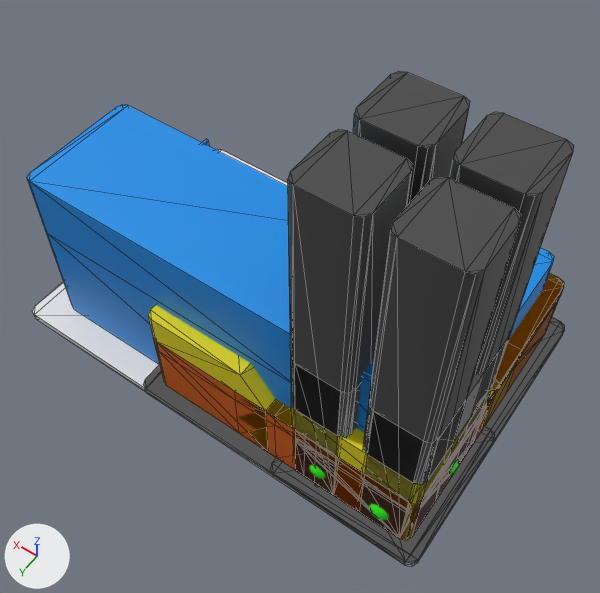
Before and after pictures for a commit that changed the glTF model 3D_Models/Models.gltf.
One viewpoint serves both versions: a 50 mm lens placed at (-0.45, 2.69, 4.53), pointed at (1.2, 0.39, 0.92). Arrows for +X, +Y and +Z are at lower left; the lights stay in place. Mesh edges are drawn as thin lines on the coarser meshes. Vertices at the same position are counted once.

The first picture shows 'ABloc_1x1', 'APlex_1x1', 'BStore_1x1', 'Park_1x1', 'Park_1x2', 'RStore_1x2', 'RStore_2x1', 'SCenter_1x2', 'SCenter_2x1', 'School_2x3', 'Work_1x1'.
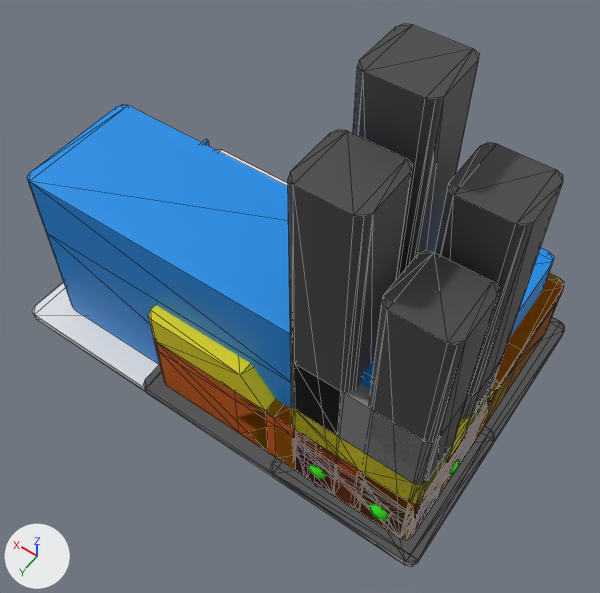
Pixel boxes (x1, y1, x2, y2) of what changed, in the pictures (600 x 593 px; the box of a moved part takes in the faces that stretch with it):
'Work_1x1', reshaped (10% taller)
    before: (272, 71, 574, 561)
    after: (272, 24, 563, 562)
'ABloc_1x1', reshaped (9% shorter)
    before: (274, 334, 511, 562)
    after: (272, 359, 502, 567)
'SCenter_1x2', reshaped
    before: (291, 274, 564, 540)
    after: (291, 274, 564, 539)
'APlex_1x1', reshaped
    before: (277, 412, 494, 565)
    after: (277, 416, 487, 558)
'BStore_1x1', reshaped
    before: (297, 415, 483, 540)
    after: (270, 423, 495, 561)
'GStore_1x1', reshaped (not visible before)
    after: (295, 418, 481, 537)
part 2 of me_aplex_1x1, moved or reshaped
    before: (295, 418, 480, 536)
    after: (295, 416, 483, 537)
part 3 of me_abloc_1x1, moved or reshaped
    before: (295, 337, 510, 539)
    after: (342, 359, 502, 532)
part 4 of me_work_1x1, moved or reshaped
    before: (360, 176, 521, 539)
    after: (361, 251, 499, 538)
part 5 of me_work_1x1, moved or reshaped
    before: (450, 112, 574, 464)
    after: (435, 142, 563, 465)
part 6 of me_work_1x1, moved or reshaped
    before: (353, 71, 470, 206)
    after: (353, 24, 480, 280)
part 7 of me_gstore_1x1_001, built on
    before: (297, 415, 483, 540)
    after: (296, 432, 474, 535)
part 8 of me_gstore_1x1_002, built on
    before: (295, 437, 388, 530)
    after: (295, 410, 413, 539)

Diff of the bpy script that builds the scene:
```diff
--- a/3D_Models/Models.gltf.py
+++ b/3D_Models/Models.gltf.py
@@ me_gstore_1x1 @@
 # used by ob_gstore_1x1; location = (0.0, 0.0, 0.0)
-me_gstore_1x1.from_pydata(...)  # 64 vertices, 90 faces; spans x 0.0..1.0, y 0.0..1.0, z 0.0..0.406
+me_gstore_1x1.from_pydata(...)  # 156 vertices, 278 faces; spans x 0.0..1.0, y 0.0..1.0, z 0.0..0.472
+# me_gstore_1x1 part 1: 108 vertices added at x 0.093..0.907, y 0.093..0.907, z 0.05..0.472
 me_gstore_1x1.materials.append(mat_gstore)
@@ me_aplex_1x1 @@
 # used by ob_aplex_1x1; location = (0.0, 0.0, 0.0)
-me_aplex_1x1.from_pydata(...)  # 88 vertices, 124 faces; spans x 0.0..1.0, y 0.0..1.0, z 0.0..0.451
+me_aplex_1x1.from_pydata(...)  # 96 vertices, 148 faces; spans x 0.0..1.0, y 0.0..1.0, z 0.0..0.598
+# me_aplex_1x1 part 2: 4 vertices moved from x 0.108..0.892, y 0.108..0.892, z 0.451 to x 0.108..0.892, y 0.108..0.892, z 0.415..0.51; 20 vertices removed from x 0.093..0.907, y 0.093..0.907, z 0.451; 44 vertices added at x 0.093..0.907, y 0.093..0.907, z 0.05..0.598
 me_aplex_1x1.materials.append(mat_app)
@@ me_abloc_1x1 @@
 # used by ob_abloc_1x1; location = (0.0, 0.0, 0.0)
-me_abloc_1x1.from_pydata(...)  # 88 vertices, 124 faces; spans x 0.0..1.0, y 0.0..1.0, z 0.0..1.182
+me_abloc_1x1.from_pydata(...)  # 72 vertices, 112 faces; spans x 0.0..1.0, y 0.0..1.0, z 0.0..1.182
+# me_abloc_1x1 part 3: 2 vertices moved from x 0.108..0.892, y 0.108, z 1.182 to x 0.108..0.892, y 0.108, z 0.987; 28 vertices removed from x 0.093..0.907, y 0.093..0.907, z 0.05..1.182; 28 vertices added at x 0.093..0.907, y 0.093..0.59, z 0.05..1.182
 me_abloc_1x1.materials.append(mat_app)
@@ me_work_1x1 @@
 me_work_1x1.from_pydata(...)  # 136 vertices, 192 faces; spans x 0.0..1.0, y 0.0..1.0, z 0.0..2.37
 # used by ob_work_1x1; location = (0.0, 0.0, 0.0)
+# me_work_1x1 part 4: all 12 vertices in x 0.09..0.46, y 0.54..0.91, z 2.37 are moved by (0.0, 0.0, -0.42)
+# me_work_1x1 part 5: all 12 vertices in x 0.09..0.46, y 0.09..0.46, z 2.37 are moved by (0.0, 0.0, -0.16)
+# me_work_1x1 part 6: all 12 vertices in x 0.54..0.91, y 0.09..0.46, z 2.37 are moved by (0.0, 0.0, 0.23)
 me_work_1x1.materials.append(mat_work)
@@ me_gstore_1x1_001 @@
 # used by ob_bstore_1x1; location = (0.0, 0.0, 0.0)
-me_gstore_1x1_001.from_pydata(...)  # 64 vertices, 90 faces; spans x 0.0..1.0, y 0.0..1.0, z 0.0..0.406
+me_gstore_1x1_001.from_pydata(...)  # 204 vertices, 330 faces; spans x 0.0..1.0, y 0.0..1.0, z 0.0..0.47
+# me_gstore_1x1_001 part 7: 12 vertices removed from x 0.093..0.907, y 0.093..0.907, z 0.406; 168 vertices added at x 0.093..0.907, y 0.093..0.907, z 0.05..0.47
 me_gstore_1x1_001.materials.append(mat_bstore)
@@ me_gstore_1x1_002 @@
 # used by ob_scenter_1x2; location = (0.0, 0.0, 0.0)
-me_gstore_1x1_002.from_pydata(...)  # 60 vertices, 100 faces; spans x 0.0..1.0, y -1.0..1.0, z 0.0..0.75
+me_gstore_1x1_002.from_pydata(...)  # 89 vertices, 150 faces; spans x 0.0..1.0, y -1.0..1.0, z 0.0..0.75
+# me_gstore_1x1_002 part 8: 3 vertices removed from x 0.86..0.91, y 0.86..0.91, z 0.05; 16 vertices added at x 0.45..0.91, y 0.43..0.91, z 0.05..0.54
 me_gstore_1x1_002.materials.append(mat_scenter)
```
